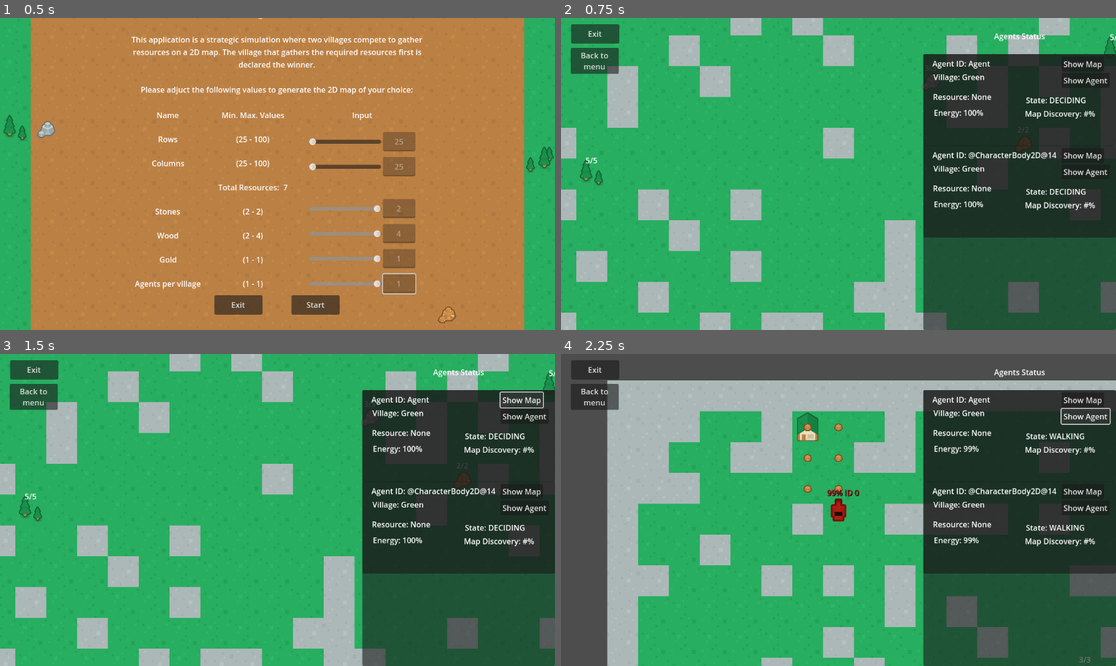
Above: before the commit, frames 1-4 (two rows, left to right).
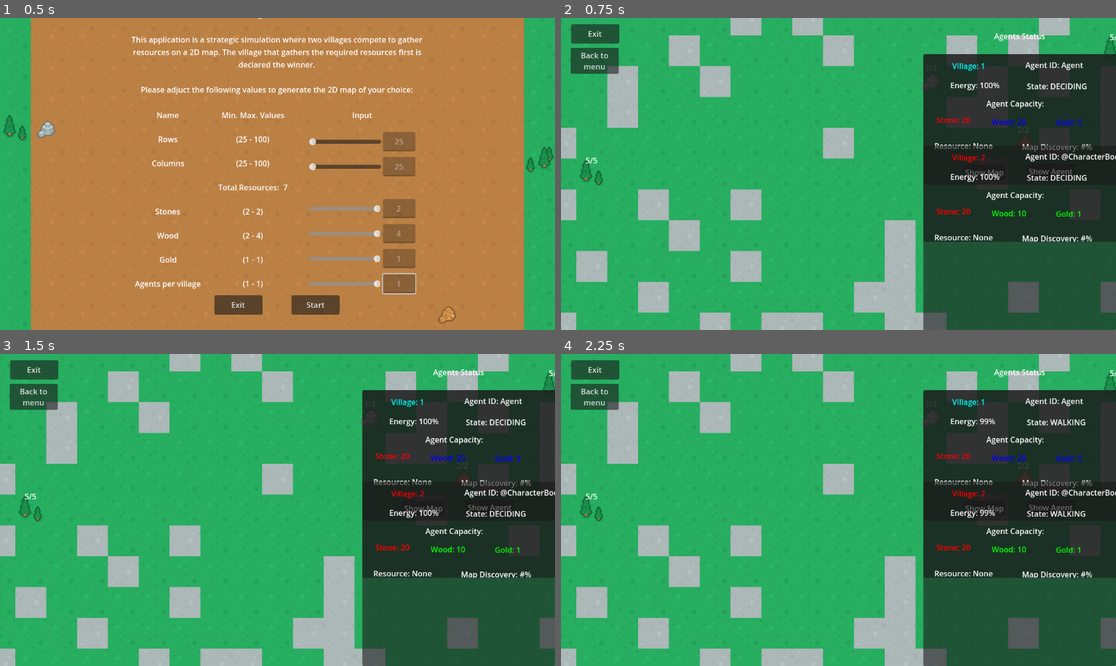
Above: after the commit, the same moments.

Repository: ApostolisSiampanis/intelligent-agents
Game: Godot game, scene res://scenes/input_screen.tscn
Same seed, same stepped clock (60 frames per second), same inputs: the game is played once before the commit and once after it.
Inputs:
- Up to frame 1 (0.5 s): no input
- Up to frame 2 (0.75 s): click "Start" at 0.5 s
- Up to frame 3 (1.5 s): click "Show Map" at 1.25 s
- Up to frame 4 (2.25 s): click "Show Agent" at 2 s

Frame 1 is identical in both runs. In frame 2, 4.0% of the frame differs, in the area x 65-100%, y 11-72%; in frame 3, 4.0%; in frame 4, 49%, in the area x 0-100%, y 0-100%.

Commit message:
- add chromosome labels for the agent

Diff:
--- a/scenes/info_card.tscn
+++ b/scenes/info_card.tscn
@@ -6,77 +6,113 @@
 script = ExtResource("1_nbvcf")
 
 [node name="Panel" type="Panel" parent="."]
-offset_right = 400.0
-offset_bottom = 191.0
+offset_right = 409.0
+offset_bottom = 271.0
 
 [node name="LabelAgentID" type="Label" parent="Panel"]
 unique_name_in_owner = true
 layout_mode = 0
-offset_left = 19.0
-offset_top = 8.0
-offset_right = 152.0
-offset_bottom = 31.0
+offset_left = 212.0
+offset_top = 11.0
+offset_right = 345.0
+offset_bottom = 34.0
 text = "Agent ID: #"
 
 [node name="LabelAgentVillage" type="Label" parent="Panel"]
 unique_name_in_owner = true
 layout_mode = 0
-offset_left = 21.0
-offset_top = 36.0
-offset_right = 154.0
-offset_bottom = 59.0
+offset_left = 60.0
+offset_top = 13.0
+offset_right = 161.0
+offset_bottom = 36.0
 text = "Village: #"
 
 [node name="LabelState" type="Label" parent="Panel"]
 unique_name_in_owner = true
 layout_mode = 0
-offset_left = 213.0
-offset_top = 84.0
-offset_right = 272.0
-offset_bottom = 107.0
+offset_left = 215.0
+offset_top = 55.0
+offset_right = 274.0
+offset_bottom = 78.0
 text = "State: "
 
 [node name="LabelEnergy" type="Label" parent="Panel"]
 unique_name_in_owner = true
 layout_mode = 0
-offset_left = 22.0
-offset_top = 110.0
-offset_right = 94.0
-offset_bottom = 133.0
+offset_left = 56.0
+offset_top = 53.0
+offset_right = 128.0
+offset_bottom = 76.0
 text = "Energy: #"
 
 [node name="LabelResource" type="Label" parent="Panel"]
 unique_name_in_owner = true
 layout_mode = 0
-offset_left = 20.0
-offset_top = 77.0
-offset_right = 160.0
-offset_bottom = 100.0
-text = "Agent Resource:"
+offset_left = 23.0
+offset_top = 179.0
+offset_right = 163.0
+offset_bottom = 202.0
+text = "Carrying: NONE"
 
 [node name="LabelMapDiscovery" type="Label" parent="Panel"]
 unique_name_in_owner = true
 layout_mode = 0
-offset_left = 211.0
-offset_top = 112.0
-offset_right = 357.0
-offset_bottom = 135.0
+offset_left = 205.0
+offset_top = 181.0
+offset_right = 351.0
+offset_bottom = 204.0
 text = "Map Discovery: #%"
+
+[node name="LabelWoodCapacity" type="Label" parent="Panel"]
+unique_name_in_owner = true
+layout_mode = 0
+offset_left = 142.0
+offset_top = 129.0
+offset_right = 243.0
+offset_bottom = 152.0
+text = "Wood: #%"
+
+[node name="LabelStoneCapacity" type="Label" parent="Panel"]
+unique_name_in_owner = true
+layout_mode = 0
+offset_left = 27.0
+offset_top = 125.0
+offset_right = 120.0
+offset_bottom = 148.0
+text = "Stone: #%"
+
+[node name="LabelGoldCapacity" type="Label" parent="Panel"]
+unique_name_in_owner = true
+layout_mode = 0
+offset_left = 275.0
+offset_top = 130.0
+offset_right = 368.0
+offset_bottom = 153.0
+text = "Gold: #%"
+
+[node name="LabelAgentCapacity" type="Label" parent="Panel"]
+unique_name_in_owner = true
+layout_mode = 0
+offset_left = 131.0
+offset_top = 91.0
+offset_right = 277.0
+offset_bottom = 114.0
+text = "Agent Capacity:"
 
 [node name="ButtonMap" type="Button" parent="Panel"]
 layout_mode = 0
-offset_left = 287.0
-offset_top = 5.0
-offset_right = 375.0
-offset_bottom = 36.0
+offset_left = 83.0
+offset_top = 230.0
+offset_right = 171.0
+offset_bottom = 261.0
 text = "Show Map"
 
 [node name="ButtonAgent" type="Button" parent="Panel"]
 layout_mode = 0
-offset_left = 287.0
-offset_top = 39.0
-offset_right = 387.0
-offset_bottom = 70.0
+offset_left = 215.0
+offset_top = 228.0
+offset_right = 315.0
+offset_bottom = 259.0
 text = "Show Agent"
 
 [connection signal="ready" from="." to="." method="_on_ready"]
--- a/scripts/info_card.gd
+++ b/scripts/info_card.gd
@@ -15,6 +15,10 @@
 @onready var label_energy = %LabelEnergy
 @onready var label_resource = %LabelResource
 @onready var label_map_discovery = %LabelMapDiscovery
+@onready var label_wood_capacity = %LabelWoodCapacity
+@onready var label_stone_capacity = %LabelStoneCapacity
+@onready var label_gold_capacity = %LabelGoldCapacity
+
 @onready var button_map = $Panel/ButtonMap
 
 
@@ -26,20 +30,84 @@
 
 		# Convert the state enum to a string
 		var state_string = ""
+
 		match agent.current_state:
 			agent.State.WALKING: state_string = "WALKING"
 			agent.State.DECIDING: state_string = "DECIDING"
 			agent.State.REFILLING: state_string = "REFILLING"
 			agent.State.IDLE: state_string = "IDLE"
 		label_state.text = "State: " + state_string
+
 		label_agent_id.text = "Agent ID: " + str(agent.get_name())
-		label_agent_village.text = "Village: " + str(agent.village_type)
+
 		label_energy.text = "Energy: " + str(agent.energy) + "%"
+
 		if agent.current_carrying_resource:
-			label_resource.text = "Resource: " + str(agent.current_carrying_resource.type) + " (" + str(agent.current_carrying_resource.quantity) + ")"
+			label_resource.text = "Carrying: " + str(agent.current_carrying_resource.type) + " (" + str(agent.current_carrying_resource.quantity) + ")"
 		else:
 			label_resource.text = "Resource: None"
-		#label_map_discovery.text = "Map Discovery: " + str(agent.map_discovery)
+
+		update_chromosome_labels()
+
+func update_chromosome_labels():
+	if agent != null and agent.chromosome != null:
+		var chromosome = agent.chromosome
+
+		# Village type
+		if chromosome[0] == "0":
+			label_agent_village.text = "Village: 1"
+			label_agent_village.modulate = Color(0, 15, 1) # Blue
+		else:
+			label_agent_village.text = "Village: 2"
+			label_agent_village.modulate = Color(1, 0, 0) # Red
+#
+		## Speed
+		#if chromosome[3] == "0":
+			#label_chromosome_speed.text = "Speed: 100"
+			#label_chromosome_speed.modulate = Color(0, 1, 0) # Green
+		#else:
+			#label_chromosome_speed.text = "Speed: 150"
+			#label_chromosome_speed.modulate = Color(1, 0, 0) # Red
+		#
+		# Wood capacity
+		var wood_capacity_bits = chromosome.substr(4, 2)
+		match wood_capacity_bits:
+			"00":
+				label_wood_capacity.text = "Wood: 10"
+				label_wood_capacity.modulate = Color(0, 1, 0) # Green
+			"01":
+				label_wood_capacity.text = "Wood: 20"
+				label_wood_capacity.modulate = Color(0, 0, 1) # Blue
+			"10":
+				label_wood_capacity.text = "Wood: 30"
+				label_wood_capacity.modulate = Color(1, 0.5, 0) # Orange
+			"11":
+				label_wood_capacity.text = "Wood: 40"
+				label_wood_capacity.modulate = Color(1, 0, 0) # Red
+
+		# Stone capacity
+		var stone_capacity_bits = chromosome.substr(6, 2)
+		match stone_capacity_bits:
+			"00":
+				label_stone_capacity.text = "Stone: 5"
+				label_stone_capacity.modulate = Color(0, 1, 0) # Green
+			"01":
+				label_stone_capacity.text = "Stone: 10"
+				label_stone_capacity.modulate = Color(0, 0, 1) # Blue
+			"10":
+				label_stone_capacity.text = "Stone: 15"
+				label_stone_capacity.modulate = Color(1, 0.5, 0) # Orange
+			"11":
+				label_stone_capacity.text = "Stone: 20"
+				label_stone_capacity.modulate = Color(1, 0, 0) # Red
+
+		# Gold capacity
+		if chromosome[8] == "0":
+			label_gold_capacity.text = "Gold: 1"
+			label_gold_capacity.modulate = Color(0, 1, 0) # Green
+		else:
+			label_gold_capacity.text = "Gold: 3"
+			label_gold_capacity.modulate = Color(0, 0, 1) # Blue
 
 func _on_ButtonHighlightMap_pressed():
 	if map_highlight_mode == "":
